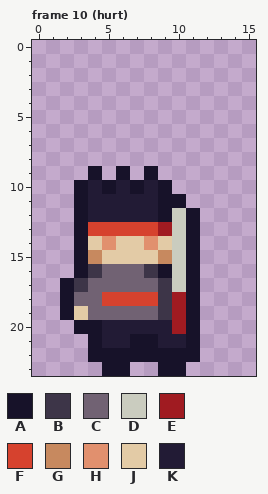
Two versions of one pixel-art file, art/mockup/attack/attack_demonic.aseprite. This is how it looked before the edit.
16x24 pixels, 16 frames. Shown: frame 10 (hurt). The commit also changed other frames, which this record leaves out.
Palette (. is transparent): A #171229  B #3d3548  C #716273  D #caccbf  E #a01b21  F #d6422e  G #c7895f  H #e1906e  J #e3cba6  K #221b35
Pixels before, frame 10 (hurt), first column x 2:
 9 ..A.A.A...
10 .AKAKAKA..
11 .AKKKKKAA.
12 .AKKKKKADA
13 .AFFFFFEDA
14 .AJHJJHJDA
15 .AGJJJJGDA
16 .ABCCCBADA
17 ABCCCCCBDA
18 ACCFFFFBEA
19 AJCCCCCBEA
20 .AAKKKKKEA
21 ..AKKAAKKA
22 ..AAAAAAAA
23 ...AA..AA.
Once edited:
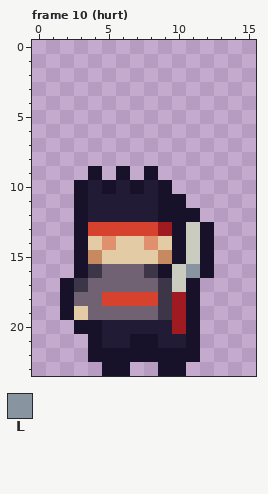
Colours new in this view: L #8994a1
Message: feat: give the Cult's effects its violet and the hurt frames a recoil
Diff:
Changed rows in their new state; - is an unchanged pixel.
Frame 10 (hurt):
first column x 10:
12 A--
13 ADA
14 ADA
15 ADA
16 -LA
Boxes around the changes in both pictures, in picture pixels (x1, y1, x2, y2):
changed: (172, 208, 214, 278)
